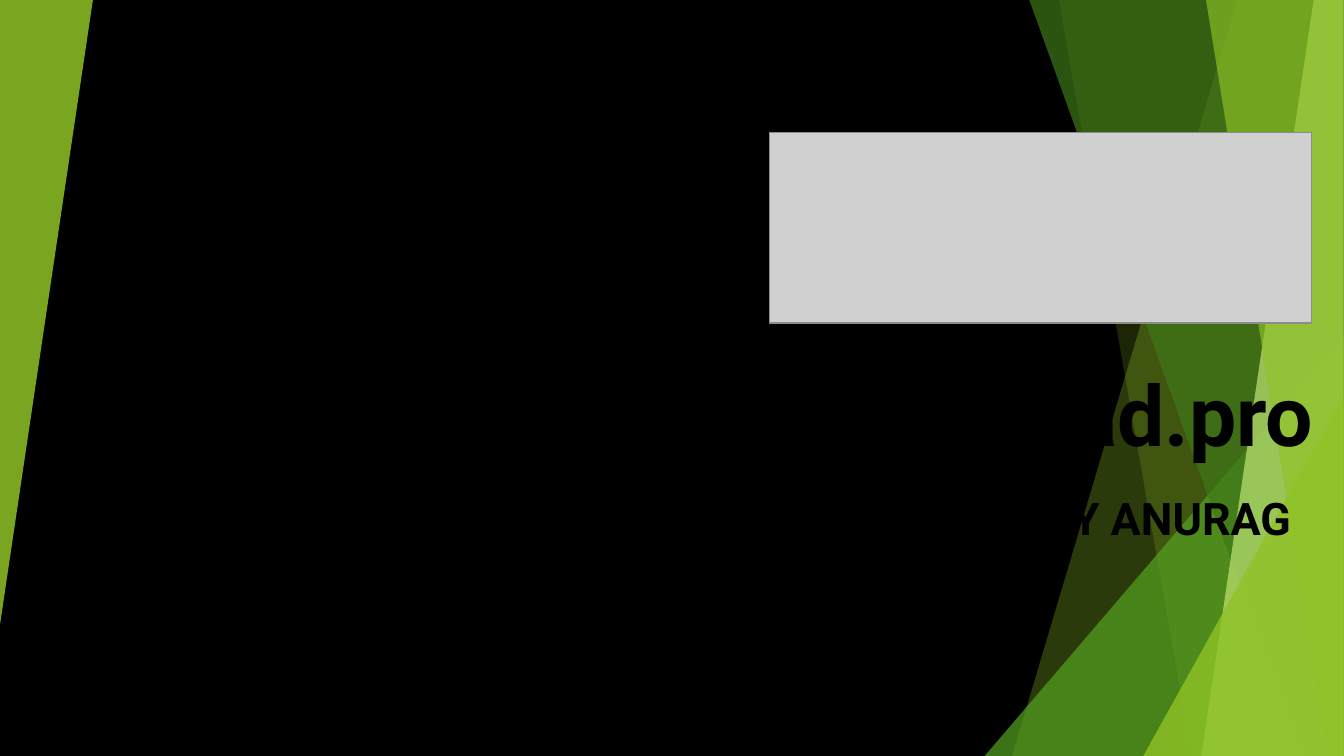
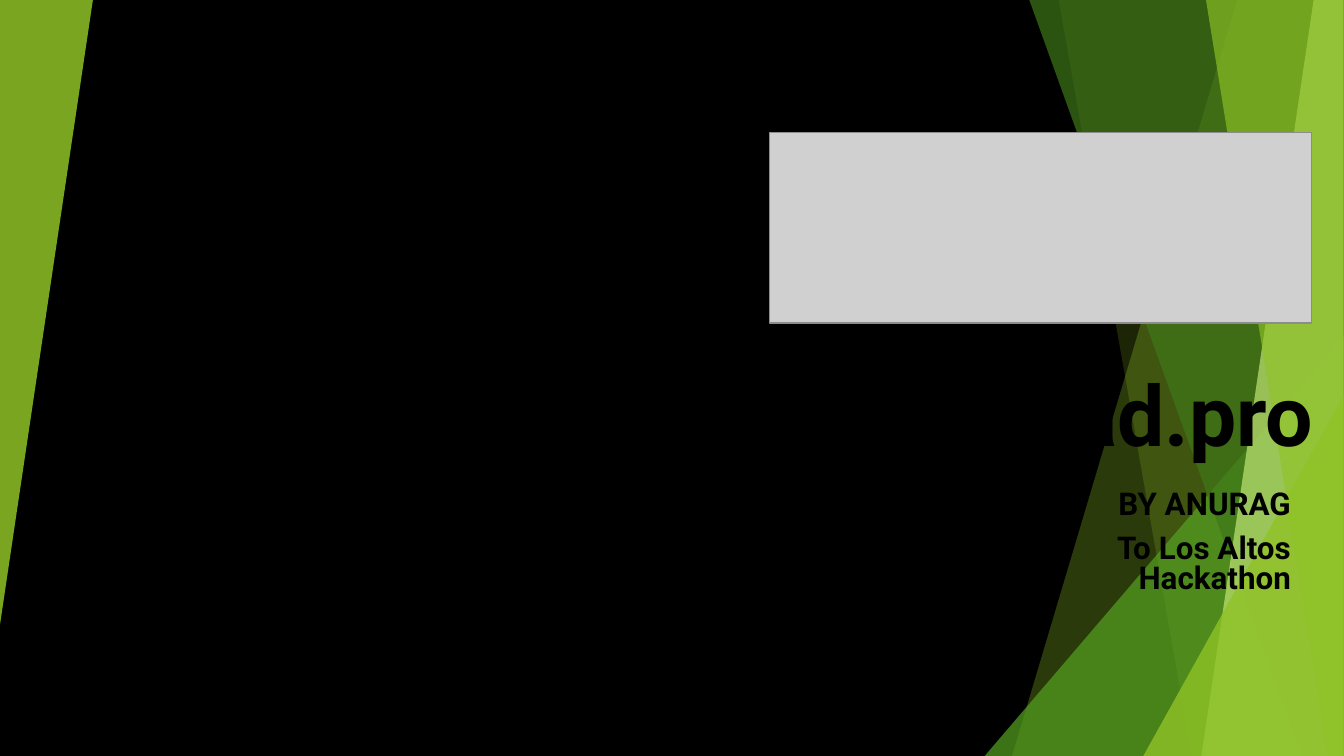
Before and after one commit to Anurag30112003/sketchpad, a slide deck: slide 1 of demos/Sketchpad.pptx. Drawn at 1344x756 pixels with LibreOffice and Linux fonts; fonts in the diff are those of the drawing; grey boxes stand for pictures; background and template pictures are left out. Boxes give left, top, right and bottom in pixels: in the first picture for what was removed or moved away, otherwise in the second. Text is boxed around its words. In the diff, an @@ line names an element or a change of style, - is before the commit and + after.

Commit message:
Added ppt

```diff
--- a/demos/Sketchpad.pptx
+++ b/demos/Sketchpad.pptx
@@ subtitle at bbox=[1118, 486, 1291, 522]: size 32 to 22.4 pt in "BY ANURAG"; line spacing 1 to 0.8 @@
@@ subtitle at bbox=[1117, 531, 1291, 597]: paragraph added @@
+To Los Altos Hackathon
```
Also in this commit, not shown: 8 other files.
